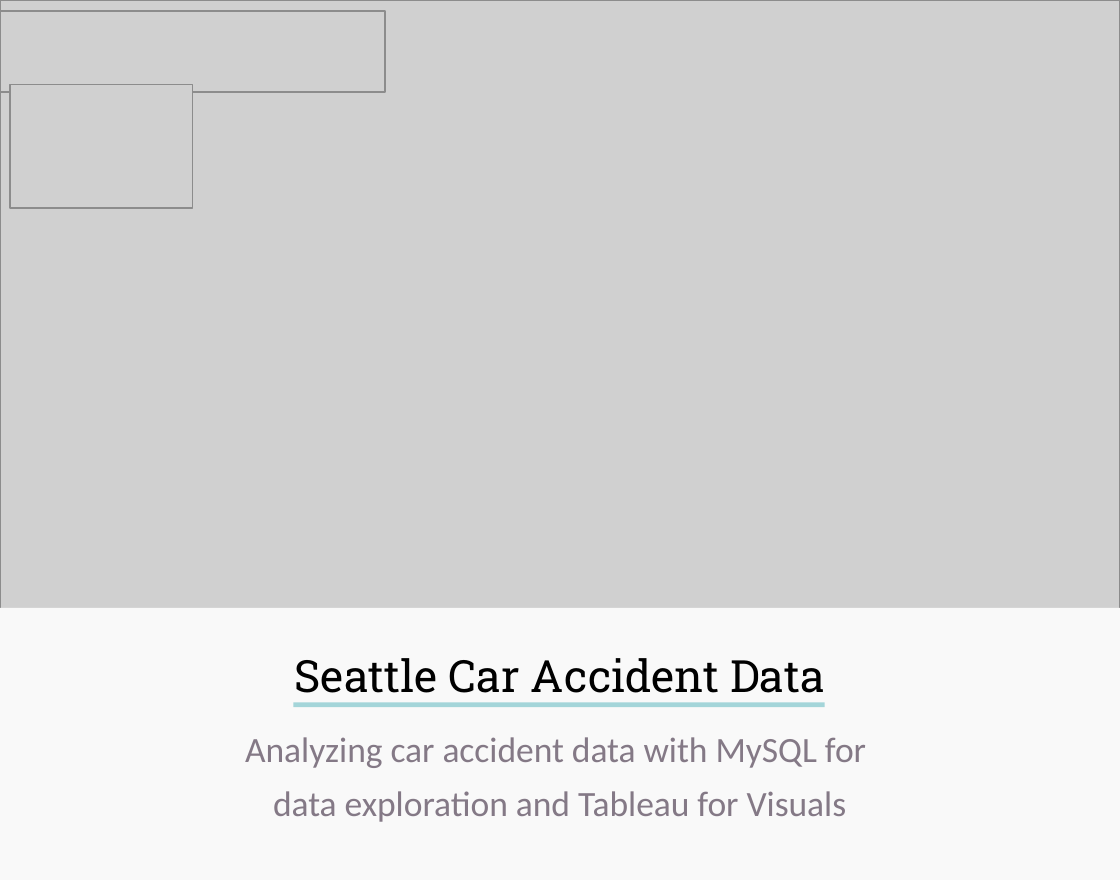
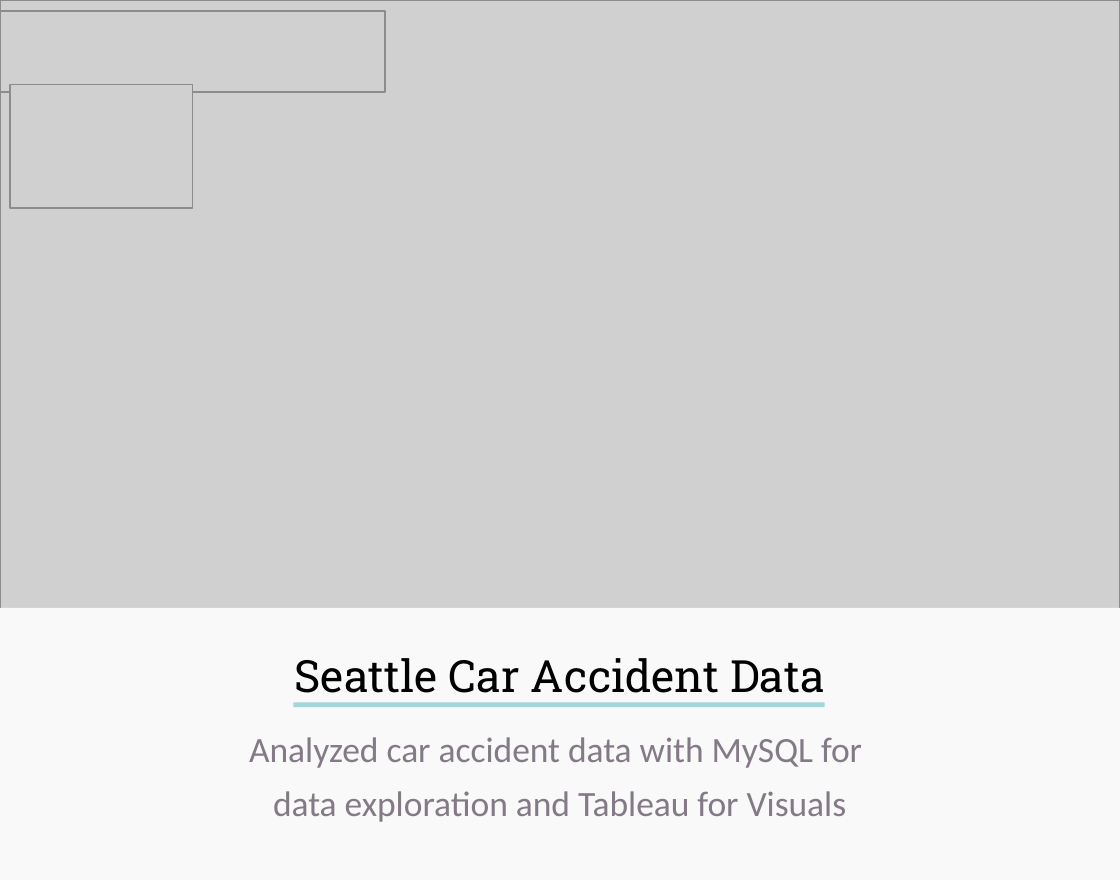
Before and after one commit to ryanlonergan/ryanlonergan.github.io, a slide deck: slide 4 of assets/img/Template for blog post cards.pptx. Drawn at 1120x880 pixels with LibreOffice and Linux fonts; fonts in the diff are those of the drawing; grey boxes stand for pictures. Boxes give left, top, right and bottom in pixels: in the first picture for what was removed or moved away, otherwise in the second. Text is boxed around its words. In the diff, an @@ line names an element or a change of style, - is before the commit and + after.

```diff
--- a/assets/img/Template for blog post cards.pptx
+++ b/assets/img/Template for blog post cards.pptx
@@ text at bbox=[249, 737, 862, 822]: text changed @@
-Analyzing car accident data with MySQL for
-data exploration and Tableau for Visuals
+Analyzed car accident data with MySQL for
+data exploration and Tableau for Visuals
```
Also in this commit, not shown: 1 other slide changed, 6 other files.
